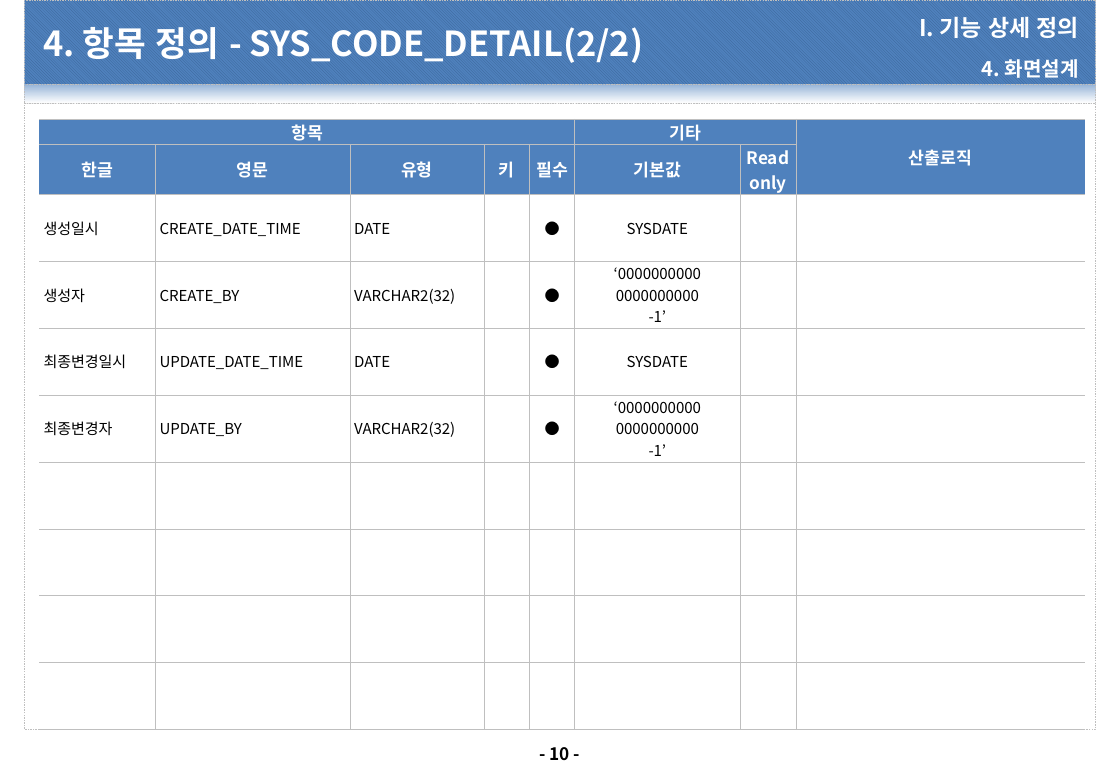
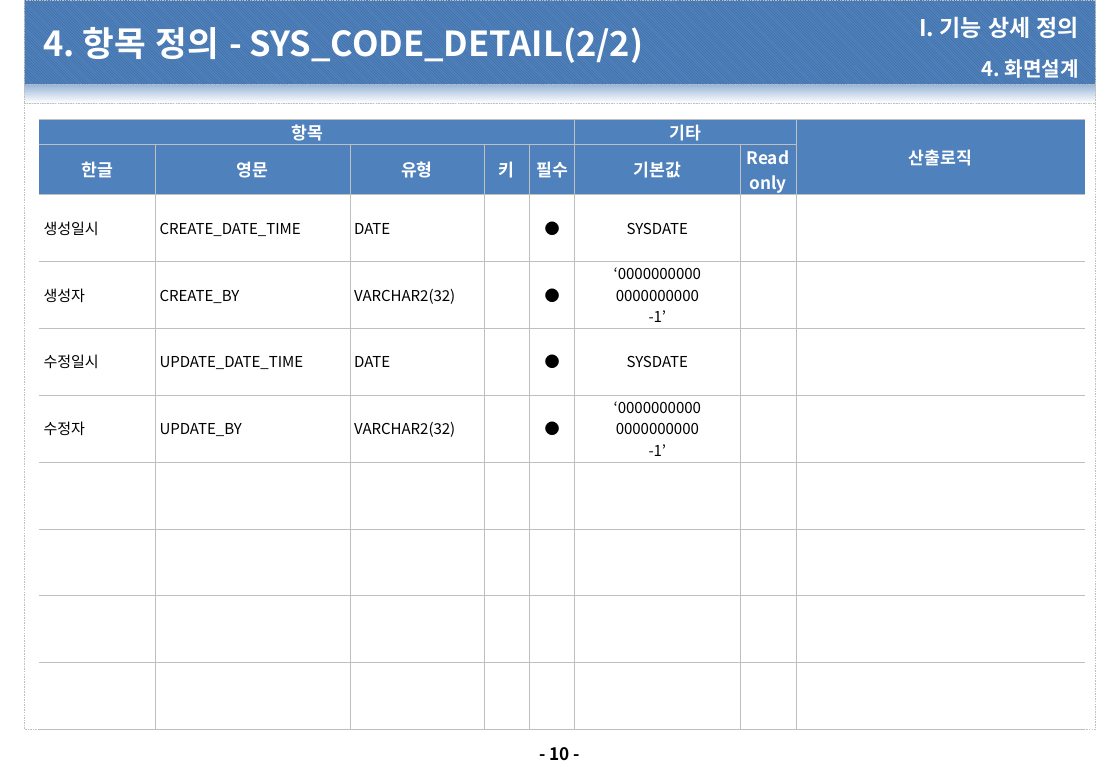
Before and after one commit to dims1111/ESM, a slide deck: slide 10 of document/30.설계(DP)/DP-1030.UI 설계서/DP-1030.설계서_ESM_SYS_1010.코드등록_20210201_v1.0.pptx. Drawn at 1120x775 pixels with LibreOffice and Linux fonts; fonts in the diff are those of the drawing; background and template pictures are left out. Boxes give left, top, right and bottom in pixels: in the first picture for what was removed or moved away, otherwise in the second. Text is boxed around its words. In the diff, an @@ line names an element or a change of style, - is before the commit and + after.

```diff
--- a/document/30.설계(DP)/DP-1030.UI 설계서/DP-1030.설계서_ESM_SYS_1010.코드등록_20210201_v1.0.pptx
+++ b/document/30.설계(DP)/DP-1030.UI 설계서/DP-1030.설계서_ESM_SYS_1010.코드등록_20210201_v1.0.pptx
@@ table at [39, 119, 1085, 717] @@
-row 5, column 1: 최종변경일시
+row 5, column 1: 수정일시
-row 6, column 1: 최종변경자
+row 6, column 1: 수정자
```
Also in this commit, not shown: 3 other slides changed, 6 other files.
